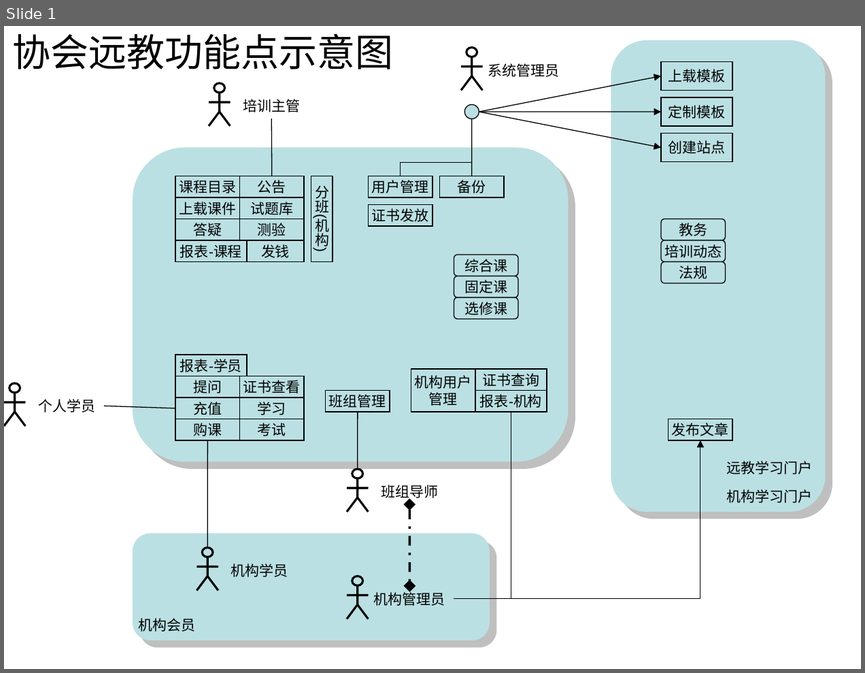
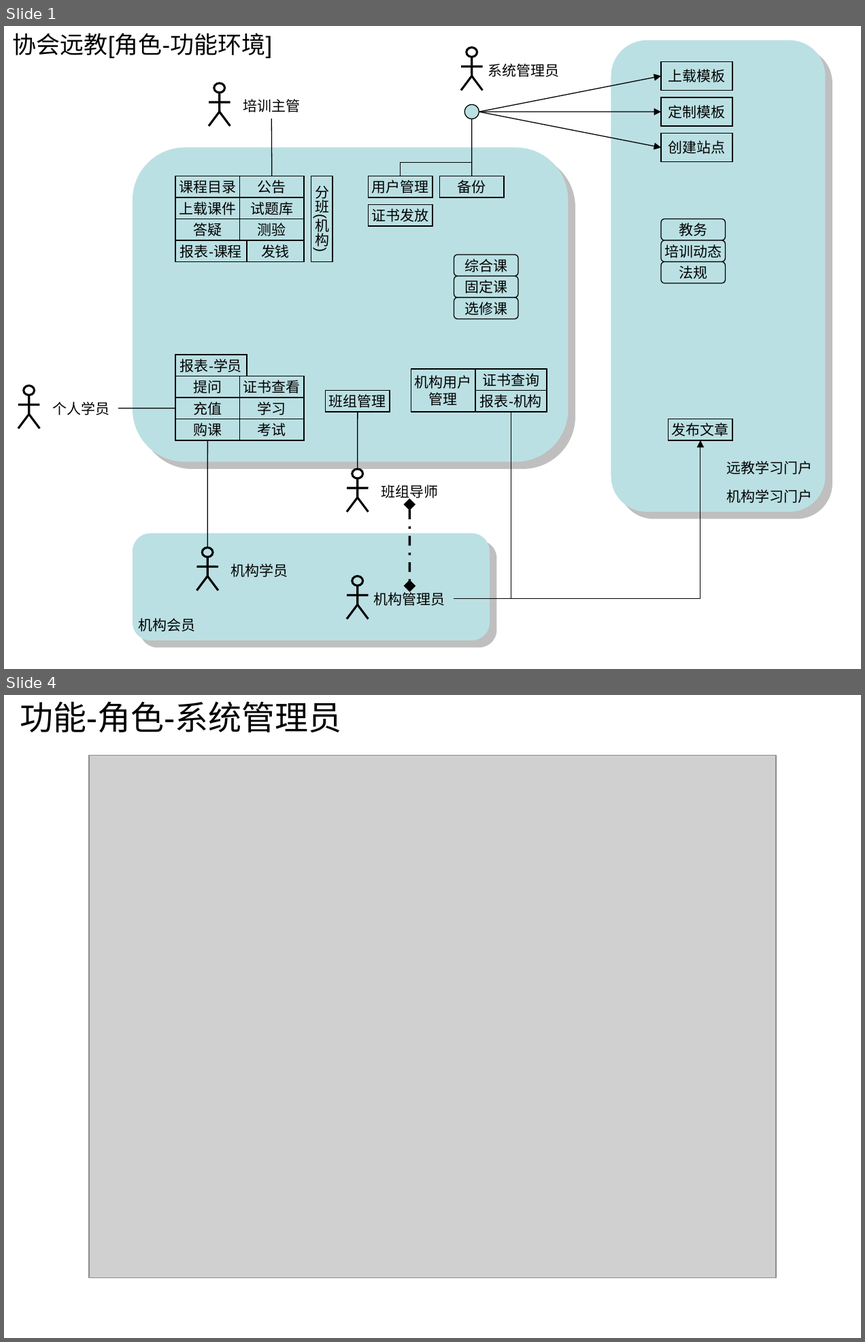
Before and after one commit to huhongjun/mydokeos, a slide deck: docu/Dokeos-lcms.ppt. Shown one above the other, each under a label of ours: slide 1 before the commit, slides 1 and 4 after it; the slides between them are not shown. The pictures are 865x673 and 865x1342 pixels, drawn with LibreOffice and Linux fonts; fonts in the diff are those of the drawing; grey boxes stand for pictures. Boxes give left, top, right and bottom in pixels: in the first picture for what was removed or moved away, otherwise in the second. Text is boxed around its words. In the diff, an @@ line names an element or a change of style, - is before the commit and + after.

```diff
--- a/docu/Dokeos-lcms.ppt
+++ b/docu/Dokeos-lcms.ppt
@@ slide 4 added at (x1=4, y1=695, x2=861, y2=1338), background #FFFFFF @@
@@ title added at (x1=20, y1=701, x2=341, y2=732), 28 pt, text #000000 @@
+功能-角色-系统管理员
@@ picture added at (x1=89, y1=755, x2=776, y2=1278) @@
@@ slide 1 changed as well @@
@@ title at (x1=13, y1=33, x2=273, y2=59): text changed; size 32 to 20 pt @@
-协会远教功能点示意图
+协会远教[角色-功能环境]
@@ 2 lines, 1 text, 1 ellipse moved together from (x1=4, y1=383, x2=95, y2=412) to (x1=18, y1=385, x2=109, y2=415) @@
@@ line moved from (104, 405) - (175, 408) to (118, 408) - (175, 408) @@
@@ line moved from (14, 412) - (26, 426) to (29, 414) - (18, 428) @@
@@ line moved from (14, 412) - (4, 426) to (29, 414) - (40, 428) @@
```
Also in this commit, not shown: 3 other slides changed, 4 other slides added, 1 slide removed.
